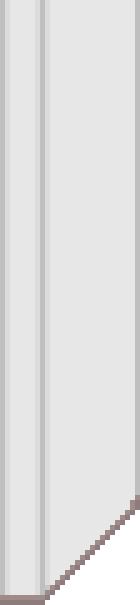
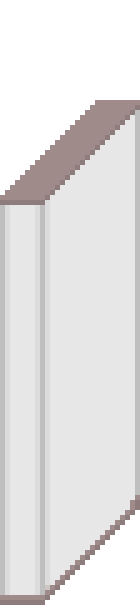
Layer changes from the first 140x605 image to the second:
painted on "canama_wall" over box(0, 0, 140, 205)
